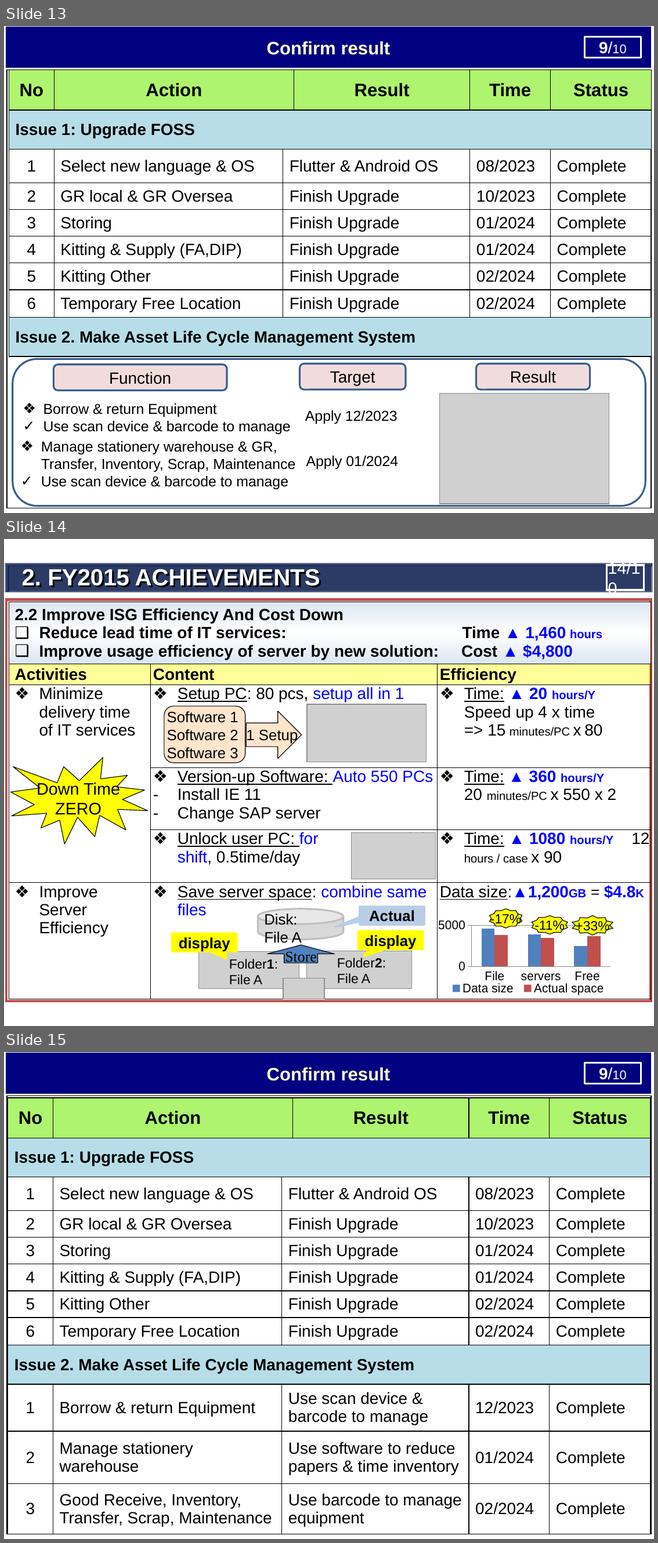
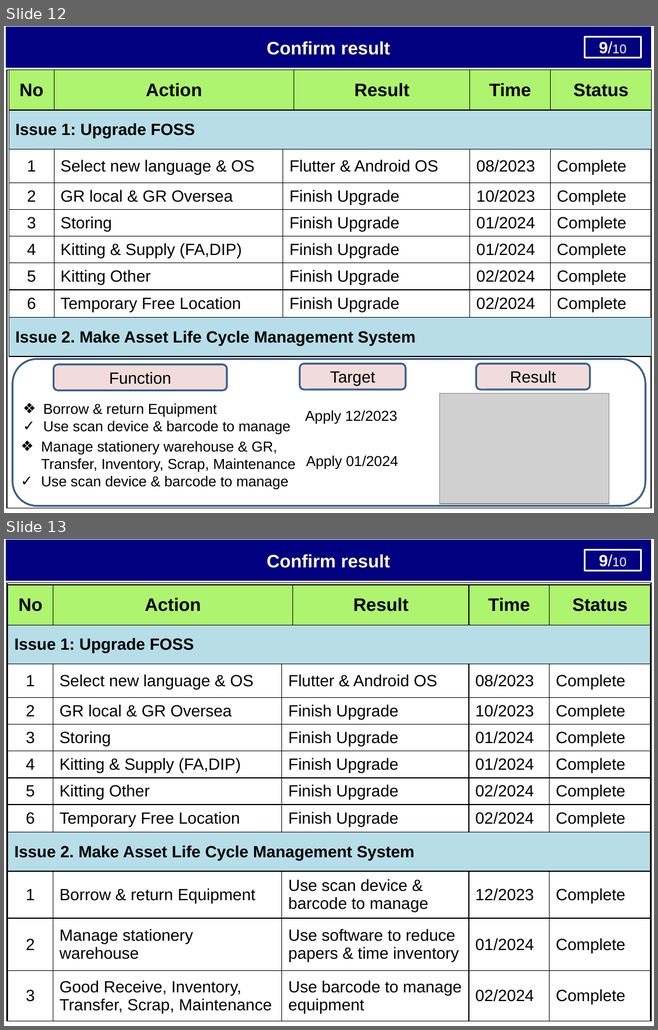
Before and after one commit to thietbicongnghevietnam/ReportPSNV, a slide deck: Report_test.pptx. Shown one above the other, each under a label of ours: slides 13, 14 and 15 before the commit, slides 12 and 13 after it. The pictures are 658x1543 and 658x1030 pixels, drawn with LibreOffice and Linux fonts; fonts in the diff are those of the drawing; grey boxes stand for pictures. Boxes give left, top, right and bottom in pixels: in the first picture for what was removed or moved away, otherwise in the second. Text is boxed around its words. In the diff, an @@ line names an element or a change of style, - is before the commit and + after.

```diff
--- a/Report_test.pptx
+++ b/Report_test.pptx
@@ slide 14 removed at [4, 539, 654, 1026], background #FFFFFF @@
@@ group removed at [5, 563, 652, 592]: 2 bevels, 1 text, 1 page number @@
-2. FY2015 ACHIEVEMENTS
-14/10
@@ rectangle removed at [6, 599, 651, 1001] @@
@@ table removed at [9, 602, 650, 1000], 6 rows, 3 columns @@
-2.2 Improve ISG Efficiency And Cost Down / Reduce lead time of IT services: Time ▲ 1,460 hours / Improve usage efficiency of server by new solution: Cost ▲ $4,800 |  | 
-Activities | Content | Efficiency
-Minimize delivery time of IT services | Setup PC: 80 pcs, setup all in 1 | Time: ▲ 20 hours/Y Speed up 4 x time => 15 minutes/PC x 80
- | Version-up Software: Auto 550 PCs / Install IE 11 / Change SAP server | Time: ▲ 360 hours/Y 20 minutes/PC x 550 x 2
- | Unlock user PC: for night shift, 0.5time/day | Time: ▲ 1080 hours/Y 12 hours / case x 90
-Improve Server Efficiency | Save server space: combine same files | Data size:▲1,200GB = $4.8K
@@ rounded rectangle removed at [164, 706, 245, 762] @@
-Software 1
-Software 2
-Software 3
@@ right arrow removed at [246, 711, 302, 759] @@
-1 Setup
@@ picture removed at [307, 704, 426, 762] @@
@@ irregular seal removed at [10, 758, 148, 844] @@
-Down Time
-ZERO
@@ picture removed at [351, 832, 436, 879] @@
@@ speech box removed at [360, 907, 424, 925] @@
-Actual
@@ group removed at [438, 909, 612, 1001]: 3 stars, 1 column chart @@
-categories: File, servers, Free
-Data size: 4600, 3900, 2500
-Actual space: 3800, 3500, 3700
--17%
--11%
-+33%
@@ speech box removed at [172, 933, 237, 951] @@
-display
@@ speech box removed at [358, 931, 423, 950] @@
-display
@@ group removed at [198, 909, 412, 999]: 3 pictures, 2 texts, 1 cylinder, 1 up arrow @@
-Disk:
-File A
-Folder2:
-File A
-Folder1:
-File A
-Store
@@ what was slide 13 is now slide 12 @@
@@ what was slide 15 is now slide 13 @@
```
Also in this commit, not shown: 5 slides changed, 1 slide added, 2 other slides removed, 1 other file.
